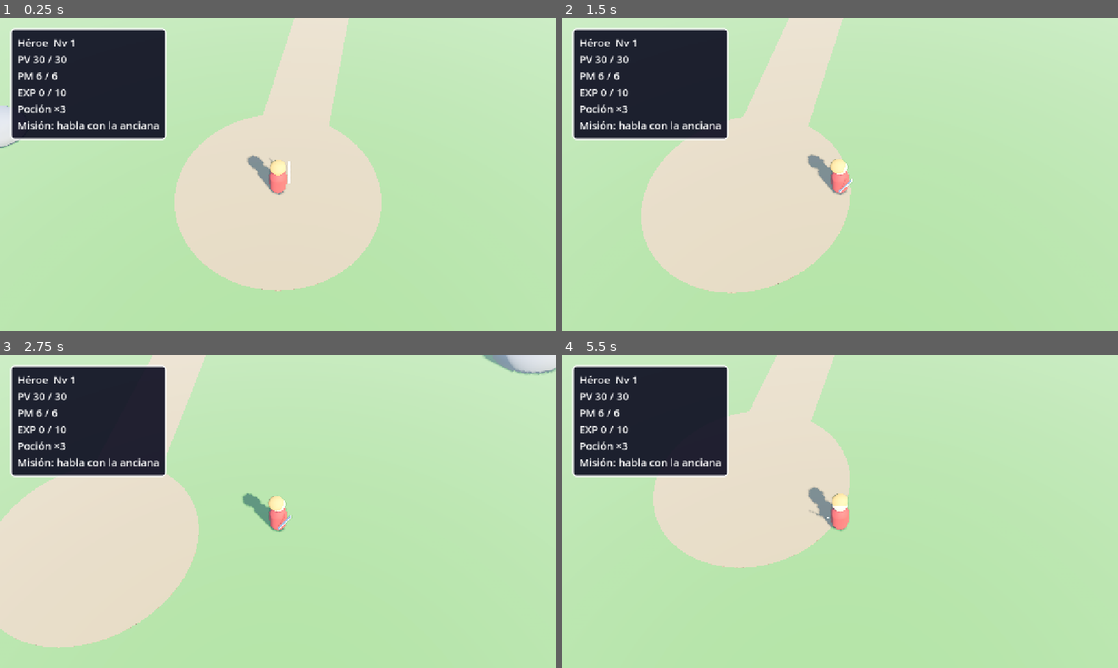
Above: before the commit, frames 1-4 (two rows, left to right).
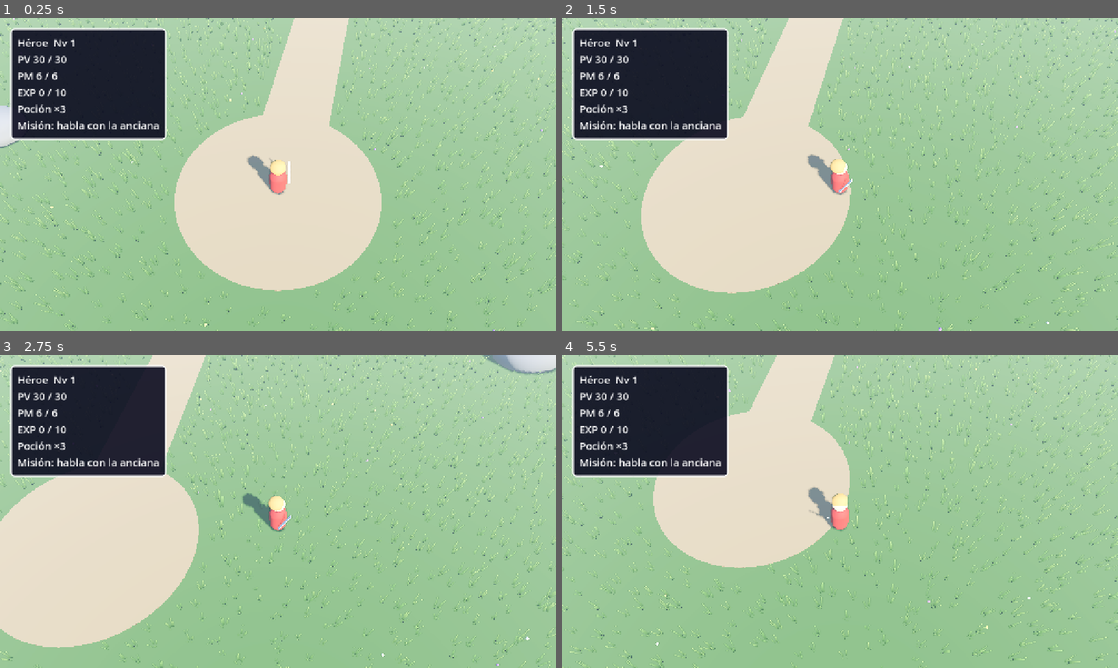
Above: after the commit, the same moments.

Repository: apergas/rpg-turnos
Game: Godot game, scene res://scenes/game/game.tscn
Same seed, same stepped clock (60 frames per second), same inputs: the game is played once before the commit and once after it.
Inputs (mouse positions are in pixels of both pictures, inside the frame that each line leads up to):
- Up to frame 1 (0.25 s): no input
- Up to frame 2 (1.5 s): tap Enter (ui_accept) at 0.5, 0.77 s; move the mouse to (962, 158) at 0.52 s; hold D 0.53-1.25 s; click (962, 158) at 0.67 s; drag from (728, 190) to (812, 237) at 1.27 s
- Up to frame 3 (2.75 s): move the mouse to (333, 442) at 2.02 s; hold D from 2.03 s (still down)
- Up to frame 4 (5.5 s): release D at 2.75 s; drag from (812, 574) to (673, 464) at 2.77 s; move the mouse to (1006, 558) at 3.52 s; hold A 3.53-4.25 s; tap Enter (ui_accept) at 3.77 s; drag from (673, 464) to (756, 433) at 4.27 s; move the mouse to (867, 511) at 5.02 s; hold S from 5.03 s (still down); click (867, 511) at 5.17 s

The runs differ from the first frame. In frame 1, 66% of the frame differs, in the area x 0-100%, y 0-100%; in frame 2, 66%; in frame 3, 68%; in frame 4, 73%.

Commit message:
Cover the world map with tall swaying grass and flowers that bend around the hero

Diff:
--- /dev/null
+++ b/scripts/world/vegetation.gd
@@ -0,0 +1,126 @@
+class_name Vegetation extends RefCounted
+## Builds tall grass and flowers from code. Grass tufts (BLADES thin blades each) go on
+## a jittered grid wherever is_free says so, split into CHUNK-sized MultiMeshes so the
+## camera skips the ones it does not see. The same seed always gives the same layout.
+## The returned material sways with the wind; set_pusher() bends it away from a point.
+
+const GRASS_SHADER := preload("res://shaders/grass.gdshader")
+const BLADES := 5
+const BLADE_WIDTH := 0.06
+const BLADE_HEIGHT := 0.5
+## How far each blade's tip leans out from the tuft centre.
+const BLADE_LEAN := 0.15
+const SPACING := 0.65
+const JITTER := 0.3
+const MIN_SCALE := 0.8
+const MAX_SCALE := 1.3
+const CHUNK := 12.0
+## Two tip greens; every tuft gets a mix of them.
+const TIP_COLORS := [Color(0.36, 0.62, 0.22), Color(0.52, 0.7, 0.26)]
+const FLOWERS_PER_M2 := 300.0 / 3600.0
+const FLOWER_COLORS := [Color(0.95, 0.95, 0.9), Color(0.98, 0.85, 0.2), Color(0.62, 0.42, 0.88)]
+const FLOWER_HEIGHT := Vector2(0.3, 0.45)
+
+
+## Fills area (metres on XZ: position.x = min X, position.y = min Z) with grass and
+## flowers where is_free.call(Vector3) is true. Returns the shared grass material.
+static func build(root: Node3D, area: Rect2, is_free: Callable, seed: int) -> ShaderMaterial:
+	var rng := RandomNumberGenerator.new()
+	rng.seed = seed
+	var material := ShaderMaterial.new()
+	material.shader = GRASS_SHADER
+	var chunks := {}
+	var x := area.position.x
+	while x < area.end.x:
+		var z := area.position.y
+		while z < area.end.y:
+			# Every roll is made even where no grass grows, so the layout stays stable.
+			var pos := Vector3(x + rng.randf_range(-JITTER, JITTER), 0.0,
+				z + rng.randf_range(-JITTER, JITTER))
+			var yaw := rng.randf() * TAU
+			var scl := rng.randf_range(MIN_SCALE, MAX_SCALE)
+			var tint: Color = TIP_COLORS[0].lerp(TIP_COLORS[1], rng.randf())
+			if is_free.call(pos):
+				var key := Vector2i(floori(pos.x / CHUNK), floori(pos.z / CHUNK))
+				if not chunks.has(key):
+					chunks[key] = []
+				var basis := Basis(Vector3.UP, yaw).scaled(Vector3.ONE * scl)
+				chunks[key].append([Transform3D(basis, pos), tint])
+			z += SPACING
+		x += SPACING
+	var tuft := _tuft_mesh()
+	for key in chunks:
+		_add_multimesh(root, tuft, material, chunks[key], true)
+	_add_flowers(root, area, is_free, rng)
+	return material
+
+
+## Moves the point the grass bends away from (the player).
+static func set_pusher(material: ShaderMaterial, pos: Vector3) -> void:
+	material.set_shader_parameter("pusher", pos)
+
+
+## One tuft: BLADES triangles leaning out in spread directions; UV.y is 0 at the base
+## and 1 at the tip (the shader bends and colours by it).
+static func _tuft_mesh() -> ArrayMesh:
+	var st := SurfaceTool.new()
+	st.begin(Mesh.PRIMITIVE_TRIANGLES)
+	for i in BLADES:
+		var angle := TAU * i / BLADES + 0.4 * i
+		var out := Vector3(cos(angle), 0.0, sin(angle))
+		var side := Vector3(-out.z, 0.0, out.x) * (BLADE_WIDTH / 2.0)
+		var base := out * 0.05
+		var tip := out * BLADE_LEAN + Vector3.UP * BLADE_HEIGHT
+		st.set_uv(Vector2(0.0, 0.0))
+		st.add_vertex(base - side)
+		st.set_uv(Vector2(1.0, 0.0))
+		st.add_vertex(base + side)
+		st.set_uv(Vector2(0.5, 1.0))
+		st.add_vertex(tip)
+	st.generate_normals()
+	return st.commit()
+
+
+## Small low-poly flower heads among the blades (the blades hide the stems).
+static func _add_flowers(root: Node3D, area: Rect2, is_free: Callable, \
+		rng: RandomNumberGenerator) -> void:
+	var items := []
+	for i in roundi(area.get_area() * FLOWERS_PER_M2):
+		var pos := Vector3(rng.randf_range(area.position.x, area.end.x),
+			rng.randf_range(FLOWER_HEIGHT.x, FLOWER_HEIGHT.y),
+			rng.randf_range(area.position.y, area.end.y))
+		var color: Color = FLOWER_COLORS[rng.randi() % FLOWER_COLORS.size()]
+		if is_free.call(pos):
+			items.append([Transform3D(Basis(), pos), color])
+	var head := SphereMesh.new()
+	head.radius = 0.05
+	head.height = 0.1
+	head.radial_segments = 6
+	head.rings = 3
+	var material := StandardMaterial3D.new()
+	material.vertex_color_use_as_albedo = true
+	material.roughness = 1.0
+	_add_multimesh(root, head, material, items, false)
+
+
+## items holds [Transform3D, Color]; the colour goes to INSTANCE_CUSTOM (grass shader)
+## when custom is true, else to the instance colour (vertex colour of the material).
+static func _add_multimesh(root: Node3D, mesh: Mesh, material: Material, items: Array, \
+		custom: bool) -> void:
+	var mm := MultiMesh.new()
+	mm.transform_format = MultiMesh.TRANSFORM_3D
+	mm.use_custom_data = custom
+	mm.use_colors = not custom
+	mm.mesh = mesh
+	mm.instance_count = items.size()
+	for i in items.size():
+		mm.set_instance_transform(i, items[i][0])
+		if custom:
+			mm.set_instance_custom_data(i, items[i][1])
+		else:
+			mm.set_instance_color(i, items[i][1])
+	var mmi := MultiMeshInstance3D.new()
+	mmi.multimesh = mm
+	mmi.material_override = material
+	mmi.cast_shadow = GeometryInstance3D.SHADOW_CASTING_SETTING_OFF
+	root.add_child(mmi)
--- a/scripts/world/world.gd
+++ b/scripts/world/world.gd
@@ -20,6 +20,7 @@
 
 var _rng := RandomNumberGenerator.new()
 var _meter: EncounterMeter
+var _grass: ShaderMaterial
 var _player: Player
 var _camera: FollowCamera
 var _npc: StaticBody3D
@@ -45,7 +46,7 @@
 	_rng.randomize()
 	_autoplay = OS.get_cmdline_user_args().has("--autoplay")
 	_meter = EncounterMeter.new(_rng)
-	WorldStage.build(self)
+	_grass = WorldStage.build(self)
 	_npc = _add_figure(BattleActor.Look.VILLAGER, WorldStage.NPC_POS, 0.4, 1.8)
 	_boss = _add_figure(BattleActor.Look.KING_SLIME, WorldStage.BOSS_POS, 1.0, 2.0)
 	set_boss_present(false)
@@ -64,6 +65,7 @@
 
 
 func _physics_process(_delta: float) -> void:
+	Vegetation.set_pusher(_grass, _player.global_position)
 	if _waiting or _talking:
 		return
 	var pos := _player.global_position
--- a/scripts/world/world_stage.gd
+++ b/scripts/world/world_stage.gd
@@ -1,8 +1,8 @@
 class_name WorldStage extends RefCounted
-## Builds the world map from primitives: a 60 x 60 m grass field with a dirt path
-## from the spawn point (south) to the village of Villaclaro in a clearing (north),
-## rocks and invisible walls with collision, and hills outside the field. Same sky and
-## sun as battles.
+## Builds the world map from primitives: a 60 x 60 m field of tall grass (Vegetation)
+## with a bare dirt path from the spawn point (south) to the village of Villaclaro in a
+## clearing (north), rocks and invisible walls with collision, and hills outside the
+## field. Same sky and sun as battles.
 
 const FIELD_HALF := 30.0
 const SPAWN_POS := Vector3(0, 0, 26)
@@ -10,6 +10,14 @@
 const CLEARING_POS := Vector3(0, 0, -22)
 const CLEARING_RADIUS := 8.0
 const PATH_HALF_WIDTH := 1.5
+## Tall grass covers this area (a bit past the invisible walls so the edge never looks
+## bare), except the path and clearing (plus GRASS_PATH_MARGIN) and the rocks.
+const GRASS_AREA := Rect2(-36, -36, 72, 72)
+const GRASS_SEED := 7
+const GRASS_PATH_MARGIN := 0.3
+const GRASS_ROCK_MARGIN := 0.2
+## Floor under the tall grass: darker than the battle field so gaps read as shade.
+const GRASS_FLOOR := Color(0.22, 0.4, 0.15)
 ## Where the old woman stands and where the Rey Slime waits once the quest unlocks it.
 const NPC_POS := Vector3(-2.5, 0, -20)
 const BOSS_POS := Vector3(0, 0, -27.5)
@@ -60,7 +68,8 @@
 ]
 
 
-static func build(root: Node3D) -> void:
+## Returns the tall grass material, so the world can bend it away from the player.
+static func build(root: Node3D) -> ShaderMaterial:
 	BattleStage.build_environment(root)
 	_add_ground(root)
 	_add_path(root)
@@ -70,21 +79,38 @@
 	for hill in HILLS:
 		BattleStage.add_mesh(root, BattleStage.unit_sphere(), BattleStage.HILL, hill[0], hill[1])
 	_add_walls(root)
+	return Vegetation.build(root, GRASS_AREA, is_grass_free, GRASS_SEED)
 
 
 ## True on the dirt path, the clearing and around the spawn point: no encounters there.
-static func is_on_path(pos: Vector3) -> bool:
+## margin widens every one of them (the grass keeps a little off the path's edge).
+static func is_on_path(pos: Vector3, margin := 0.0) -> bool:
 	var p := Vector2(pos.x, pos.z)
-	if p.distance_to(Vector2(SPAWN_POS.x, SPAWN_POS.z)) < SPAWN_RADIUS:
+	if p.distance_to(Vector2(SPAWN_POS.x, SPAWN_POS.z)) < SPAWN_RADIUS + margin:
 		return true
-	if p.distance_to(Vector2(CLEARING_POS.x, CLEARING_POS.z)) < CLEARING_RADIUS:
+	if p.distance_to(Vector2(CLEARING_POS.x, CLEARING_POS.z)) < CLEARING_RADIUS + margin:
 		return true
 	for i in PATH_POINTS.size() - 1:
 		var a := Vector2(PATH_POINTS[i].x, PATH_POINTS[i].z)
 		var b := Vector2(PATH_POINTS[i + 1].x, PATH_POINTS[i + 1].z)
-		if p.distance_to(Geometry2D.get_closest_point_to_segment(p, a, b)) < PATH_HALF_WIDTH:
+		var closest := Geometry2D.get_closest_point_to_segment(p, a, b)
+		if p.distance_to(closest) < PATH_HALF_WIDTH + margin:
 			return true
 	return false
+
+
+## Where tall grass may grow: off the path and clearing (the village is inside the
+## clearing) and off the rocks.
+static func is_grass_free(pos: Vector3) -> bool:
+	if is_on_path(pos, GRASS_PATH_MARGIN):
+		return false
+	var p := Vector2(pos.x, pos.z)
+	for rock in ROCKS:
+		var scl: Vector3 = rock[1]
+		var center := Vector2(rock[0].x, rock[0].z)
+		if p.distance_to(center) < maxf(scl.x, scl.z) + GRASS_ROCK_MARGIN:
+			return false
+	return true
 
 
 ## Upright cylinder collider standing on the ground, for village props and figures.
@@ -101,7 +127,7 @@
 static func _add_ground(root: Node3D) -> void:
 	var mesh := PlaneMesh.new()
 	mesh.size = Vector2(160, 160)
-	BattleStage.add_mesh(root, mesh, BattleStage.GRASS, Vector3.ZERO)
+	BattleStage.add_mesh(root, mesh, GRASS_FLOOR, Vector3.ZERO)
 	var body := StaticBody3D.new()
 	var shape := CollisionShape3D.new()
 	shape.shape = WorldBoundaryShape3D.new()
--- /dev/null
+++ b/shaders/grass.gdshader
@@ -0,0 +1,39 @@
+// Tall grass for Vegetation tufts (MultiMesh instances). UV.y runs from 0 at the blade
+// base to 1 at its tip; INSTANCE_CUSTOM.rgb holds the tuft's tip colour. The tips sway
+// with the wind and bend away from `pusher` (the player on the world map).
+shader_type spatial;
+render_mode cull_disabled, specular_disabled;
+
+uniform vec3 base_color : source_color = vec3(0.16, 0.32, 0.1);
+// Far below the ground by default, so nothing is pushed until set_pusher() is called.
+uniform vec3 pusher = vec3(0.0, -100.0, 0.0);
+uniform float push_radius = 0.8;
+uniform float push_strength = 0.25;
+uniform float wind_strength = 0.08;
+uniform float wind_speed = 1.6;
+
+varying vec3 tip_color;
+
+void vertex() {
+	float bend = UV.y * UV.y;
+	vec3 root = MODEL_MATRIX[3].xyz;
+	float wave = sin(TIME * wind_speed + root.x * 0.35 + root.z * 0.25);
+	vec3 offset = vec3(wave, 0.0, wave * 0.5) * wind_strength * bend;
+	vec2 away = root.xz - pusher.xz;
+	float dist = length(away);
+	if (dist < push_radius && dist > 0.001 && abs(root.y - pusher.y) < 2.0) {
+		float k = (1.0 - dist / push_radius) * push_strength * bend;
+		offset.xz += normalize(away) * k;
+		offset.y -= k * 0.5;
+	}
+	// The offset is in world space; the vertex is in the instance's (scaled, turned) space.
+	VERTEX += (inverse(MODEL_MATRIX) * vec4(offset, 0.0)).xyz;
+	tip_color = INSTANCE_CUSTOM.rgb;
+}
+
+void fragment() {
+	ALBEDO = mix(base_color, tip_color, UV.y);
+	ROUGHNESS = 1.0;
+	// Lit like the ground under it, so thin blades never flash dark or bright.
+	NORMAL = (VIEW_MATRIX * vec4(0.0, 1.0, 0.0, 0.0)).xyz;
+}
Not shown, added: scripts/world/vegetation.gd.uid
Not shown, added: shaders/grass.gdshader.uid
